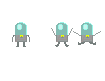
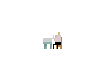
Revision of a layered 105 × 81 image; what changed, layer by layer:
added layer "Layer 1 copy 9" above "Layer 1 copy 8" over box(43, 32, 62, 49)
hid "1 copy 12", moved it into group "Group 6" over box(73, 22, 101, 45)
hid "1 copy 11", moved it into group "Group 6" over box(51, 22, 73, 47)
hid "1 copy 9", moved it into group "Group 6" over box(12, 22, 30, 47)
